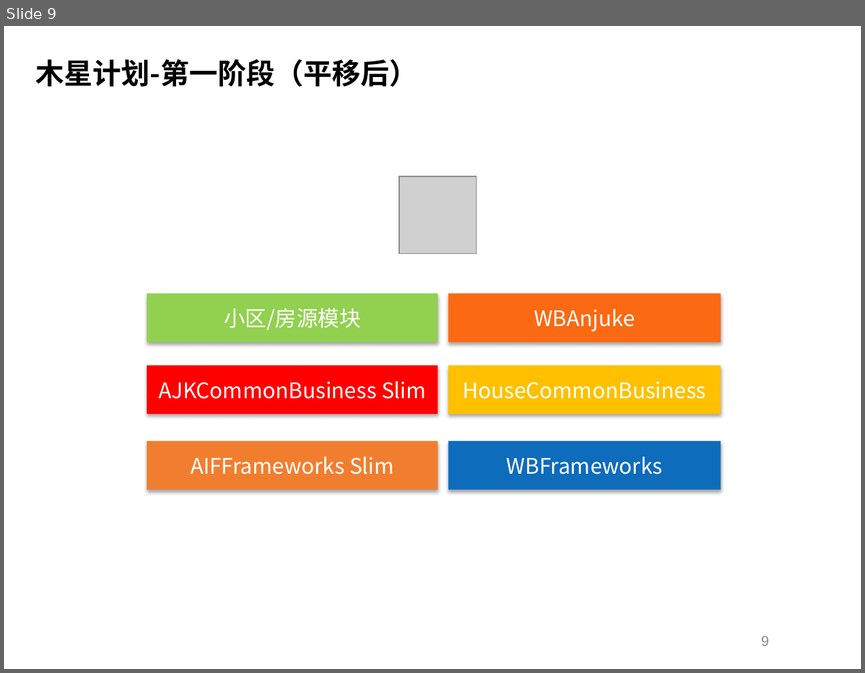
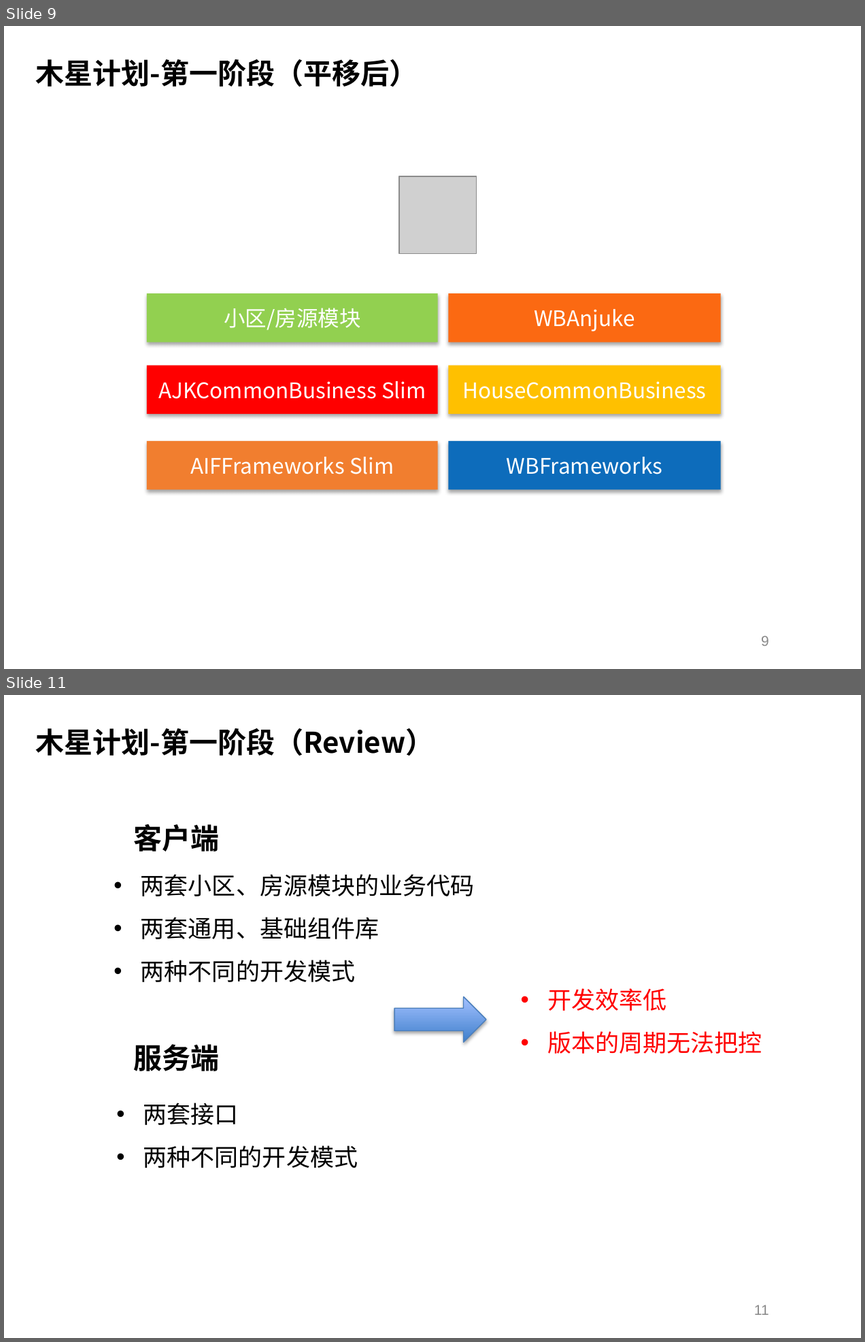
Before and after one commit to Geph0rce/Demo, a slide deck: documents/钱杰_2019年度总结述职报告.pptx. Shown one above the other, each under a label of ours: slide 9 before the commit, slides 9 and 11 after it; the slides between them are not shown. The pictures are 865x673 and 865x1342 pixels, drawn with LibreOffice and Linux fonts; fonts in the diff are those of the drawing; grey boxes stand for pictures; background and template pictures are left out. Boxes give left, top, right and bottom in pixels: in the first picture for what was removed or moved away, otherwise in the second. Text is boxed around its words. In the diff, an @@ line names an element or a change of style, - is before the commit and + after.

```diff
--- a/documents/钱杰_2019年度总结述职报告.pptx
+++ b/documents/钱杰_2019年度总结述职报告.pptx
@@ slide 11 added at (x1=4, y1=695, x2=861, y2=1338), background picture (left out) @@
@@ text added at (x1=36, y1=728, x2=434, y2=756), 24 pt, text #000000, bold @@
+木星计划-第一阶段（Review）
@@ text added at (x1=133, y1=824, x2=219, y2=851), 24 pt, text #000000, bold @@
+客户端
@@ text added at (x1=141, y1=874, x2=475, y2=982), 20 pt, text #000000 @@
+• 两套小区、房源模块的业务代码
+• 两套通用、基础组件库
+• 两种不同的开发模式
@@ right arrow added at (x1=395, y1=997, x2=486, y2=1042), fill gradient #3F80CE to #A4C4FF, outline #4B7EBC 0.75 pt @@
@@ text added at (x1=547, y1=988, x2=762, y2=1053), 20 pt, text #FF0000 @@
+• 开发效率低
+• 版本的周期无法把控
@@ text added at (x1=133, y1=1044, x2=219, y2=1071), 24 pt, text #000000, bold @@
+服务端
@@ text added at (x1=143, y1=1102, x2=358, y2=1168), 20 pt, text #000000 @@
+• 两套接口
+• 两种不同的开发模式
@@ page number added at (x1=754, y1=1304, x2=769, y2=1314), 12 pt, text #898989 @@
+11
```
Also in this commit, not shown: 1 slide changed, 7 other slides added, 1 other file.
